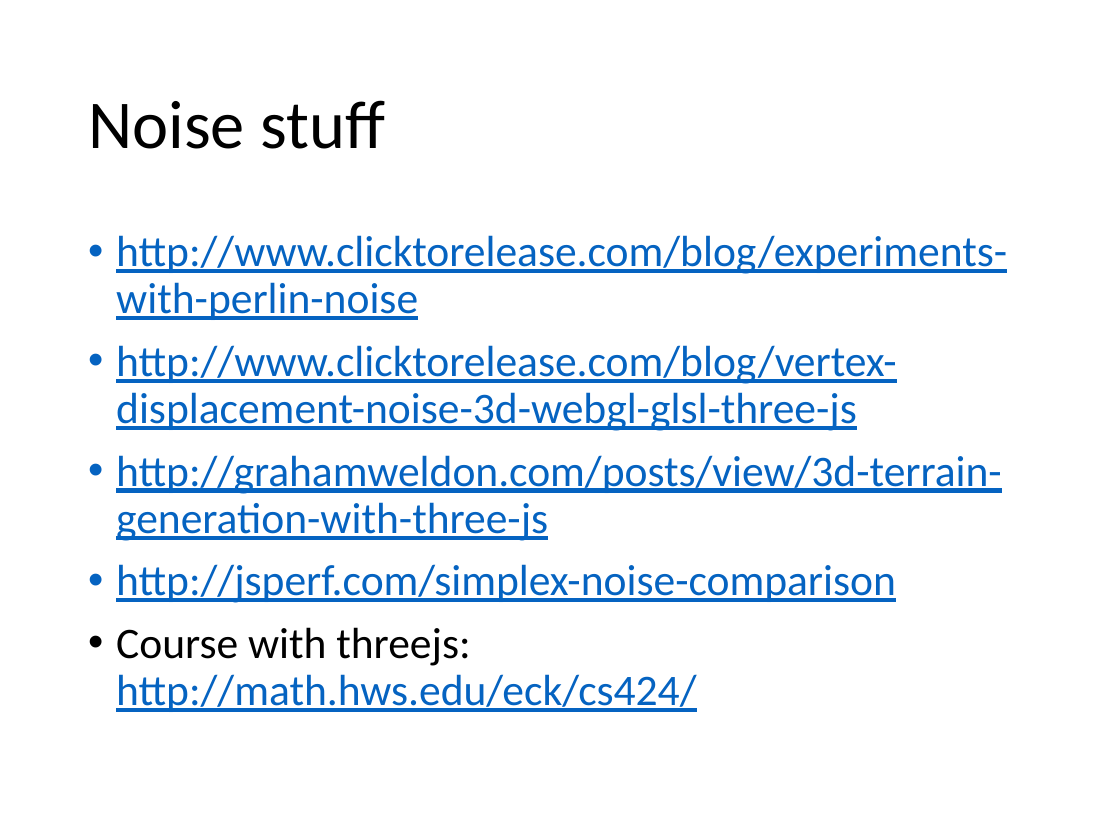
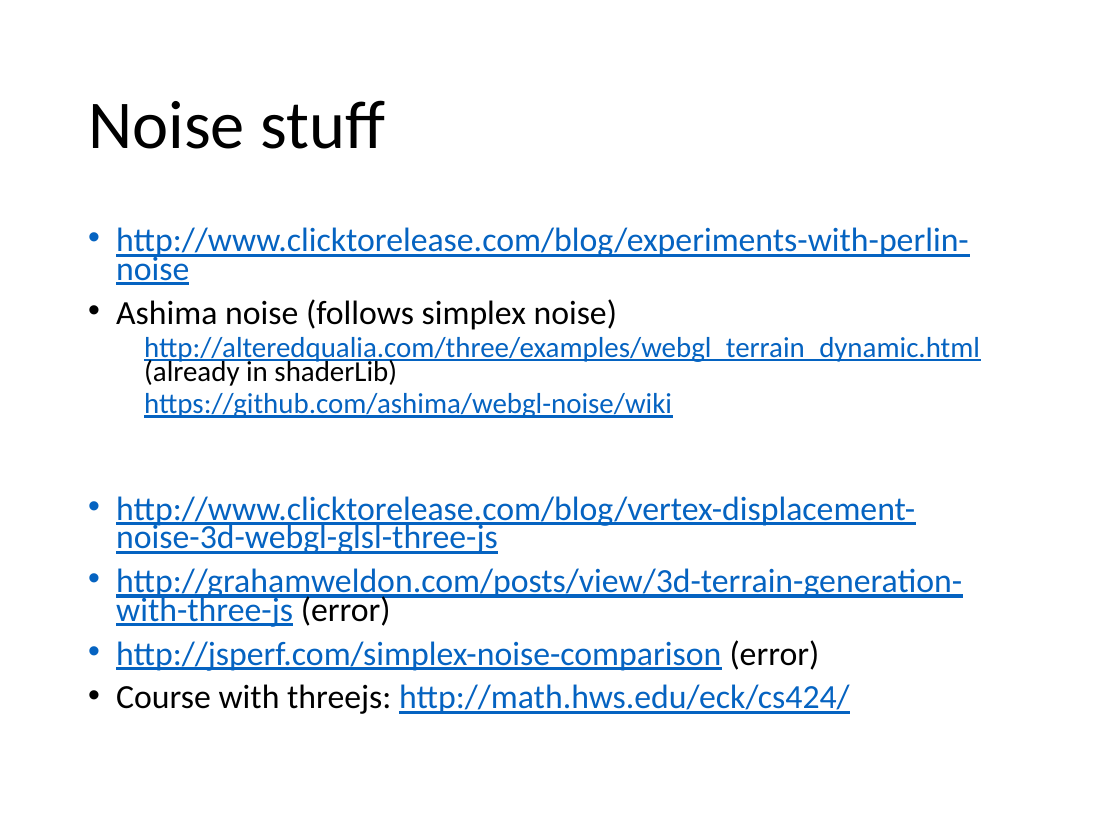
Before and after one commit to caa1211/tutsplus, a slide deck: slide 41 of threejs-tuts-3.pptx (slide 40 before the commit). Drawn at 1120x840 pixels with LibreOffice and Linux fonts; fonts in the diff are those of the drawing. Boxes give left, top, right and bottom in pixels: in the first picture for what was removed or moved away, otherwise in the second. Text is boxed around its words. In the diff, an @@ line names an element or a change of style, - is before the commit and + after.

```diff
--- a/threejs-tuts-3.pptx
+++ b/threejs-tuts-3.pptx
@@ text at box(116, 227, 969, 714): size 28 to 21.7 pt in "http://www.clicktorelease.com/blog/experiments-with-perlin-n ...", "http://www.clicktorelease.com/blog/vertex-displacement-noise ...", "Course with threejs: http://math.hws.edu/eck/cs424/"; line spacing 0.9 to 0.7 @@
@@ text at box(116, 299, 980, 418): paragraphs added @@
+• Ashima noise (follows simplex noise)
+  http://alteredqualia.com/three/examples/webgl_terrain_dynamic.html (already in shaderLib)
+  https://github.com/ashima/webgl-noise/wiki
@@ text at box(116, 568, 962, 671): text changed; size 28 to 21.7 pt @@
-• http://grahamweldon.com/posts/view/3d-terrain-generation-with-three-js
-• http://jsperf.com/simplex-noise-comparison
+• http://grahamweldon.com/posts/view/3d-terrain-generation-with-three-js (error)
+• http://jsperf.com/simplex-noise-comparison (error)
```
Also in this commit, not shown: 2 slides added, 6 other files.
